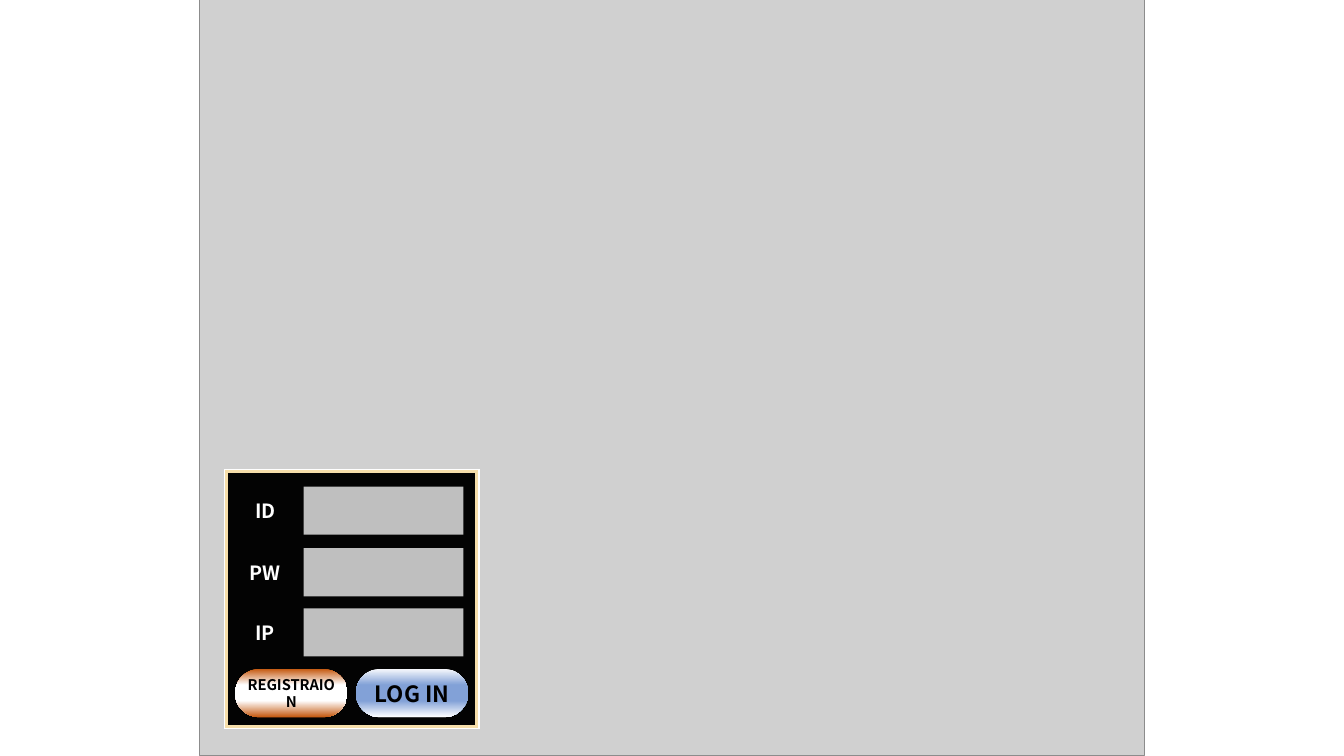
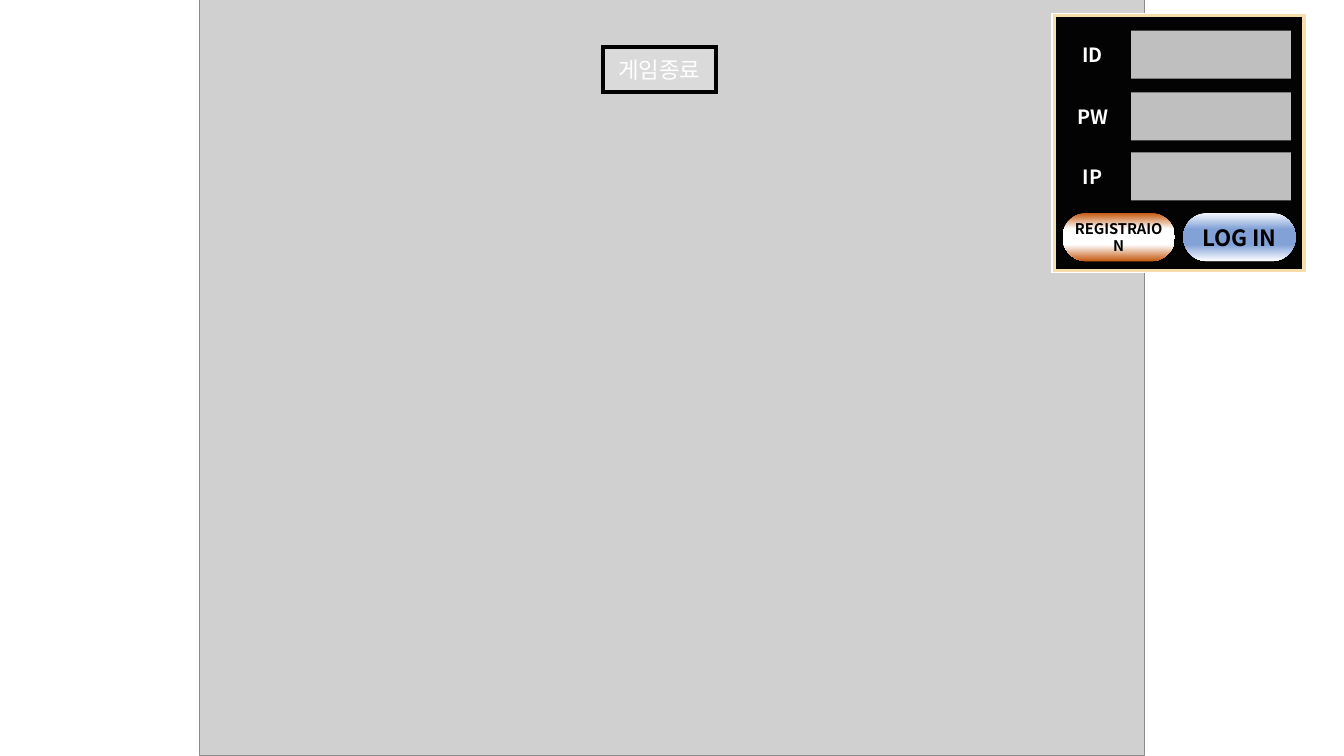
Before and after one commit to kiption/XD, a slide deck: slide 2 of Client/PvE/REVENGER/UI/XDUI/UI.pptx. Drawn at 1344x756 pixels with LibreOffice and Linux fonts; fonts in the diff are those of the drawing; grey boxes stand for pictures. Boxes give left, top, right and bottom in pixels: in the first picture for what was removed or moved away, otherwise in the second. Text is boxed around its words. In the diff, an @@ line names an element or a change of style, - is before the commit and + after.

Commit message:
#07-14 이세철 로그인 후 게임 시작 ui 변경

```diff
--- a/Client/PvE/REVENGER/UI/XDUI/UI.pptx
+++ b/Client/PvE/REVENGER/UI/XDUI/UI.pptx
@@ rectangle added at (x1=603, y1=47, x2=716, y2=93), fill #FFFFFF at 22% opacity, outline #000000 3 pt, 16 pt, text #FFFFFF @@
+게임종료
@@ 5 rectangles, 3 texts, 2 rounded rectangles moved together from (x1=227, y1=472, x2=477, y2=727) to (x1=1055, y1=16, x2=1305, y2=271) @@
```
Also in this commit, not shown: 1 slide added, 5 other files.
